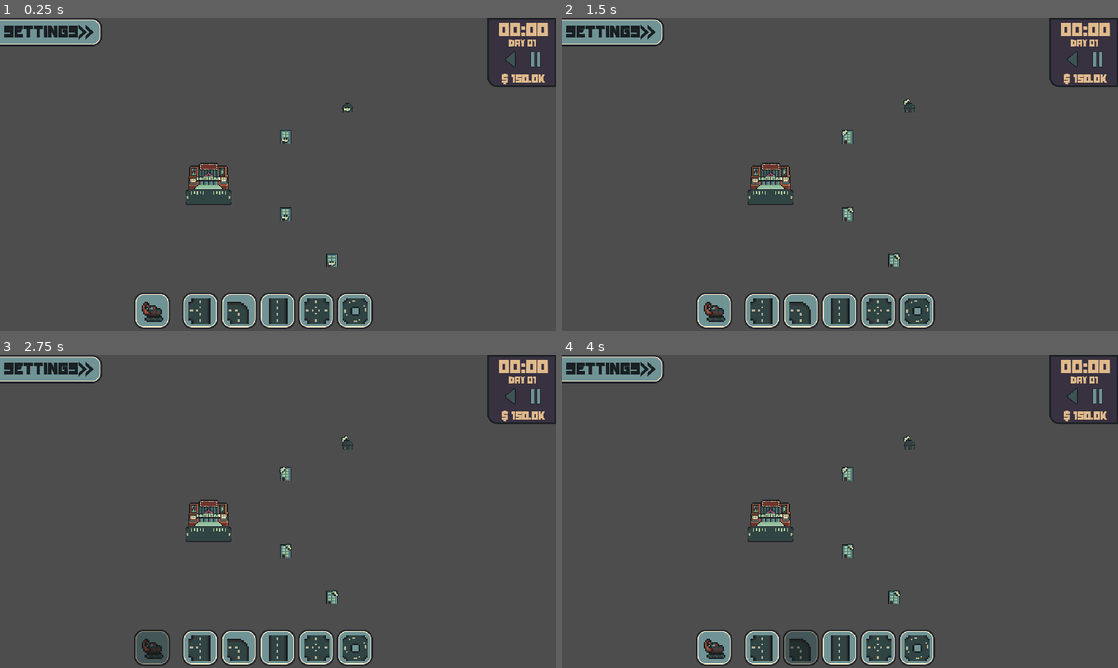
Above: before the commit, frames 1-4 (two rows, left to right).
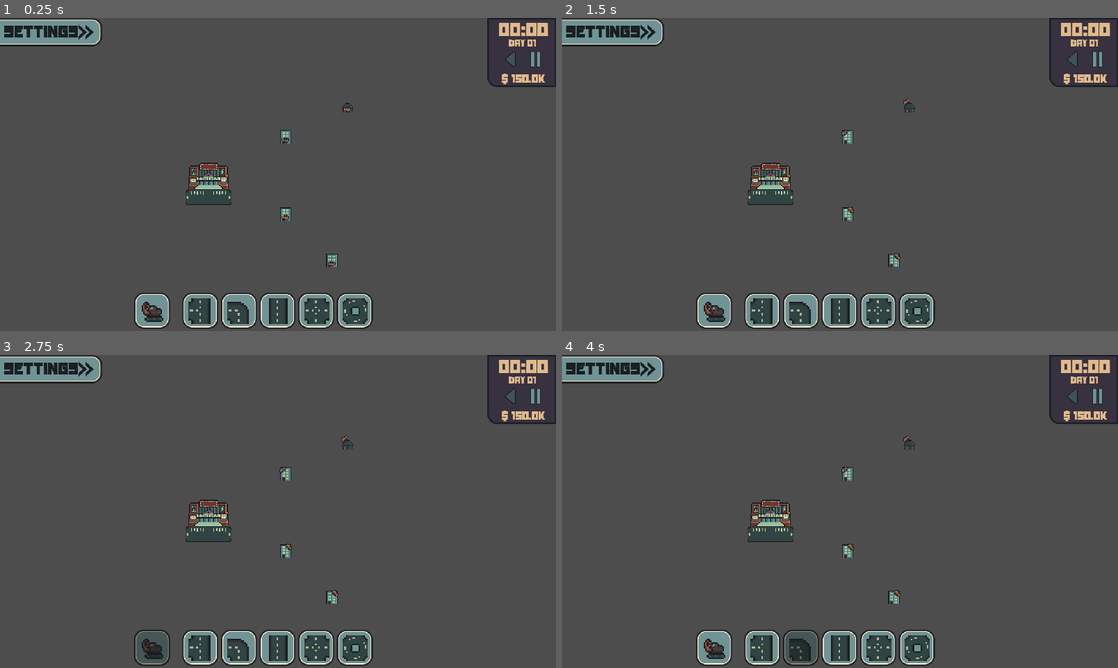
Above: after the commit, the same moments.

Repository: StixxyTape/Easy-Roads
Game: Godot game, scene res://Scenes/main.tscn
The game is run twice, just before and just after one commit, with the same random seed, the same clock (stepped at 60 frames per second) and the same inputs.
Inputs (mouse positions are in pixels of both pictures, inside the frame that each line leads up to):
- Up to frame 1 (0.25 s): no input
- Up to frame 2 (1.5 s): click (1073, 61) at 0.5 s; click (1073, 61) at 1.25 s
- Up to frame 3 (2.75 s): click (150, 649) at 2 s
- Up to frame 4 (4 s): click (762, 649) at 2.75 s; click (801, 649) at 3.5 s

The runs differ from the first frame. In frame 1, less than 0.1% of the frame differs, in the area x 50-63%, y 28-80%; in frame 2, less than 0.1%; in frame 3, less than 0.1%; in frame 4, less than 0.1%.

Commit message:
Car System

Diff:
--- a/Connection Maker 2/Scenes/car.tscn
+++ b/Connection Maker 2/Scenes/car.tscn
@@ -8,7 +8,7 @@
 
 [sub_resource type="AtlasTexture" id="AtlasTexture_p1tep"]
 atlas = ExtResource("2_f40ma")
-region = Rect2(176, 80, 16, 16)
+region = Rect2(176, 80, 32, 32)
 
 [node name="Car" type="CharacterBody2D"]
 scale = Vector2(0.5, 0.5)
@@ -22,6 +22,8 @@
 position = Vector2(-1.6, -7.6)
 scale = Vector2(-1.8, 1.8)
 texture = SubResource("AtlasTexture_p1tep")
+hframes = 2
+vframes = 2
 
 [node name="NavigationAgent2D" type="NavigationAgent2D" parent="."]
 path_desired_distance = 1.0
--- a/Connection Maker 2/Scripts/Car.gd
+++ b/Connection Maker 2/Scripts/Car.gd
@@ -9,6 +9,7 @@
 @onready var navAgent : NavigationAgent2D = $NavigationAgent2D
 
 func _ready():
+	sprite.frame = randi_range(0,3)
 	# Make sure to not await during _ready.
 	call_deferred("actor_setup")
 	rotation = 0
